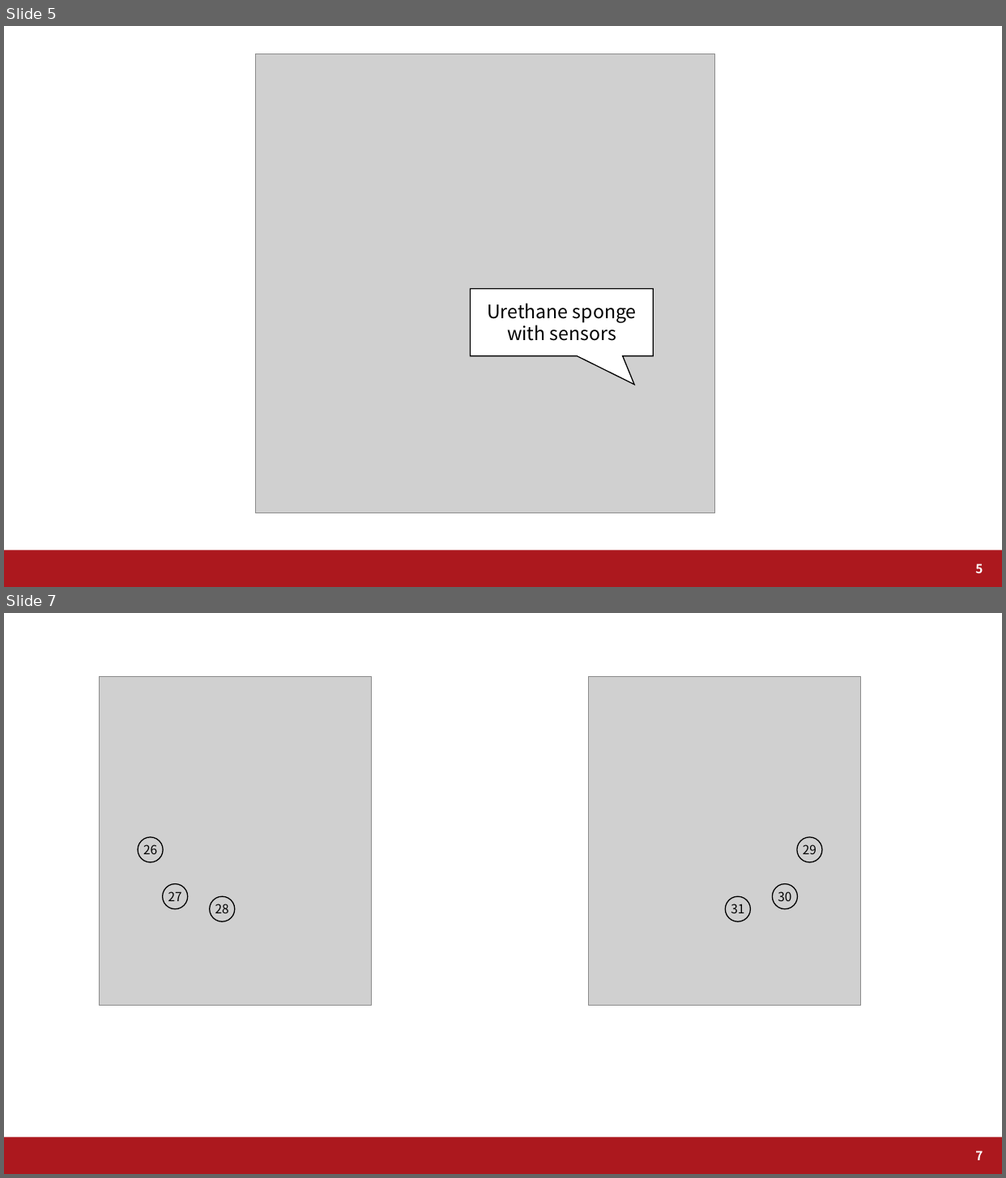
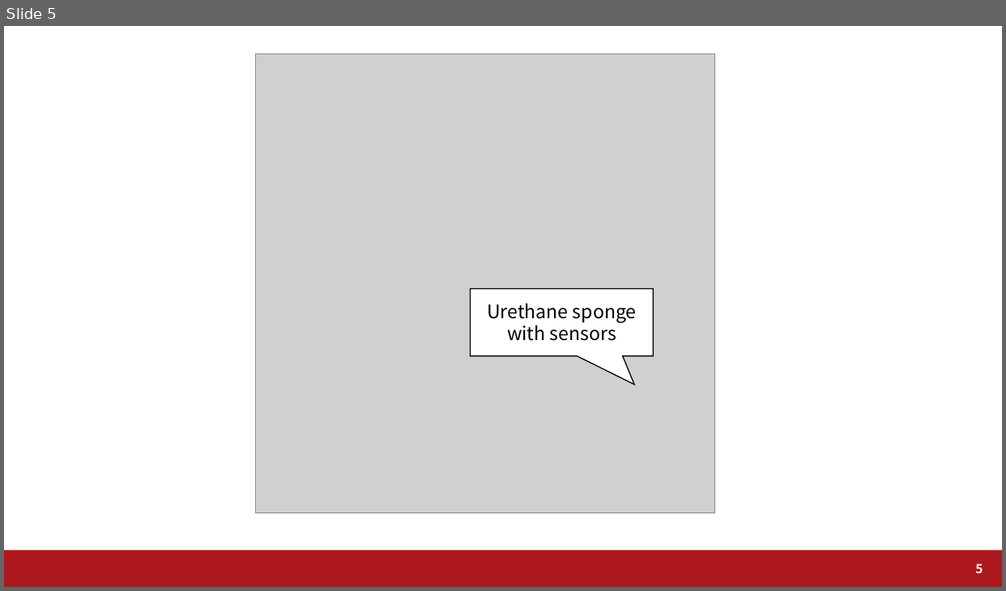
Before and after one commit to a2h1r0/lab, a slide deck: paper/helmet/ISWC2020/figure/source/fig_data.pptx. Shown one above the other, each under a label of ours: slides 5 and 7 before the commit, slide 5 after it; the slides between them are not shown. The pictures are 1006x1178 and 1006x591 pixels, drawn with LibreOffice and Linux fonts; fonts in the diff are those of the drawing; grey boxes stand for pictures; background and template pictures are left out. Boxes give left, top, right and bottom in pixels: in the first picture for what was removed or moved away, otherwise in the second. Text is boxed around its words. In the diff, an @@ line names an element or a change of style, - is before the commit and + after.

```diff
--- a/paper/helmet/ISWC2020/figure/source/fig_data.pptx
+++ b/paper/helmet/ISWC2020/figure/source/fig_data.pptx
@@ slide 7 removed at box(4, 613, 1002, 1174), background #FFFFFF; not listed: 1 template element that a slide beside it also shows @@
@@ group removed at box(99, 677, 372, 1006): 3 ellipses, 3 texts, 1 picture @@
-26
-27
-28
@@ group removed at box(589, 677, 861, 1006): 3 ellipses, 3 texts, 1 picture @@
-29
-30
-31
@@ page number removed at box(975, 1151, 982, 1161) @@
-7
```
Also in this commit, not shown: 1 slide changed, 1 slide added, 12 other files.
